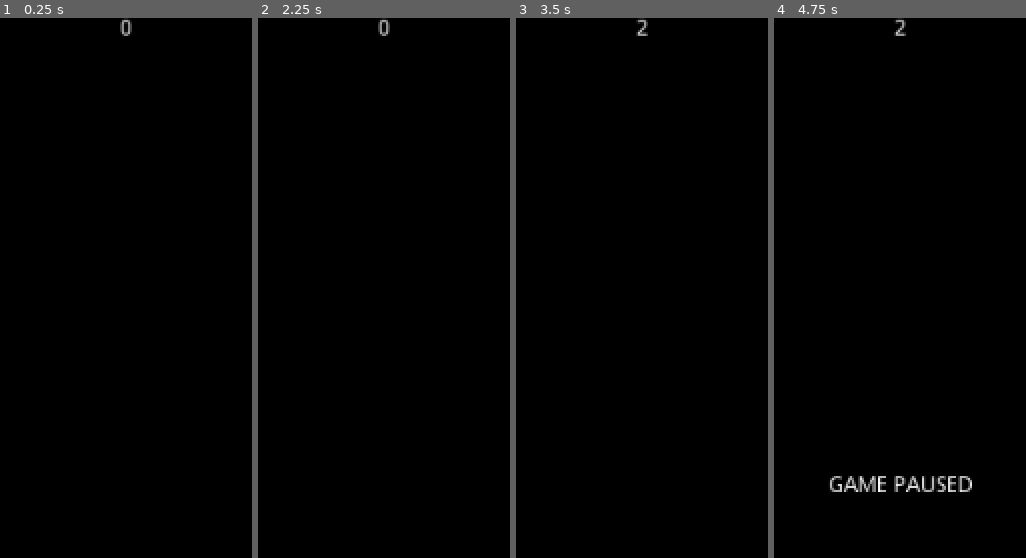
Above: before the commit, frames 1-4 (left to right).
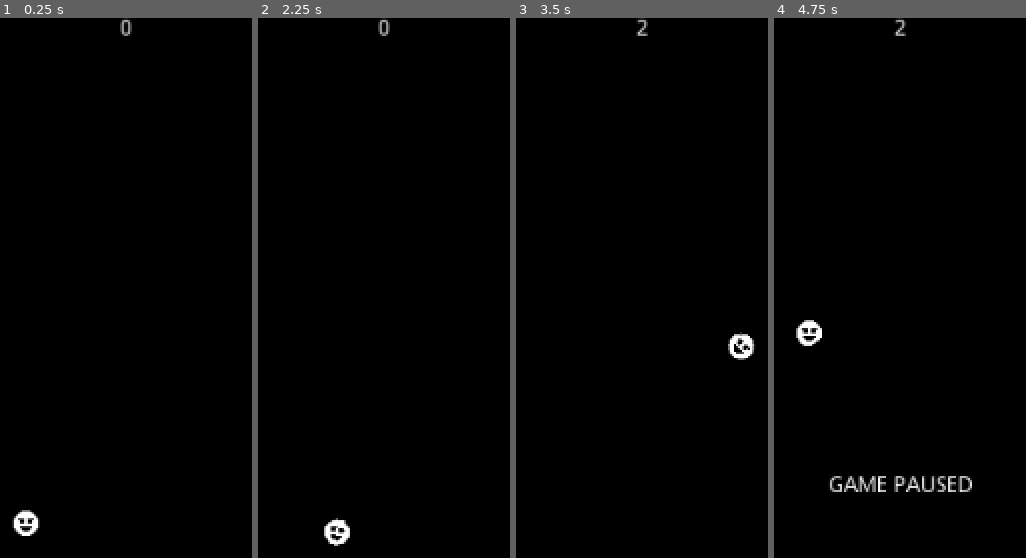
Above: after the commit, the same moments.

Repository: EquipeENGD/Ball
Game: Godot game, scene res://World.tscn
The game is run twice, just before and just after one commit, with the same random seed, the same clock (stepped at 60 frames per second) and the same inputs.
Inputs:
- Up to frame 1 (0.25 s): no input
- Up to frame 2 (2.25 s): tap Enter at 0.5, 2 s; hold Right (ui_right) 0.53-1.28 s; tap Space at 1.25 s; hold Down (ui_down) 1.28-2.03 s; hold Right (ui_right) from 2.03 s (still down)
- Up to frame 3 (3.5 s): release Right (ui_right) at 2.78 s; hold Up (ui_up) from 2.78 s (still down)
- Up to frame 4 (4.75 s): tap Space at 3.5 s; release Up (ui_up) at 3.53 s; hold Left (ui_left) from 3.53 s (still down); tap Enter at 4.25 s

The runs differ from the first frame. In frame 1, 0.4% of the frame differs, in the area x 4-16%, y 91-96%; in frame 2, 0.4%; in frame 3, 0.4%; in frame 4, 0.4%.

Commit message:
ROTSPEED atualizado

Diff:
--- a/Player.gd
+++ b/Player.gd
@@ -1,7 +1,7 @@
 extends Area2D
 
 export(int) var SPEED = 170
-export(int) var ROTSPEED = 0.5
+export(int) var ROTSPEED = 1
 var velocity = Vector2(0,0)
 onready var ballSprite = $BallSprite
 
--- a/World.tscn
+++ b/World.tscn
@@ -1,7 +1,8 @@
-[gd_scene load_steps=3 format=2]
+[gd_scene load_steps=4 format=2]
 
 [ext_resource path="res://World.gd" type="Script" id=1]
 [ext_resource path="res://Control.gd" type="Script" id=2]
+[ext_resource path="res://Player.tscn" type="PackedScene" id=3]
 
 [node name="World" type="Node"]
 script = ExtResource( 1 )
@@ -52,4 +53,7 @@
 __meta__ = {
 "_edit_use_anchors_": false
 }
+
+[node name="Player" parent="." instance=ExtResource( 3 )]
+position = Vector2( 448, 324 )
 [connection signal="timeout" from="Timer" to="." method="_on_Timer_timeout"]
